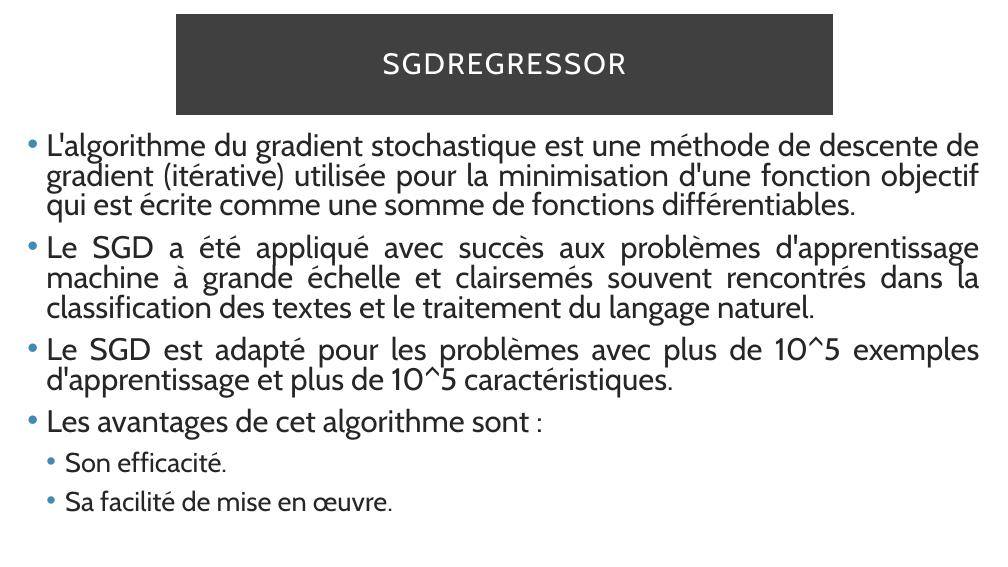
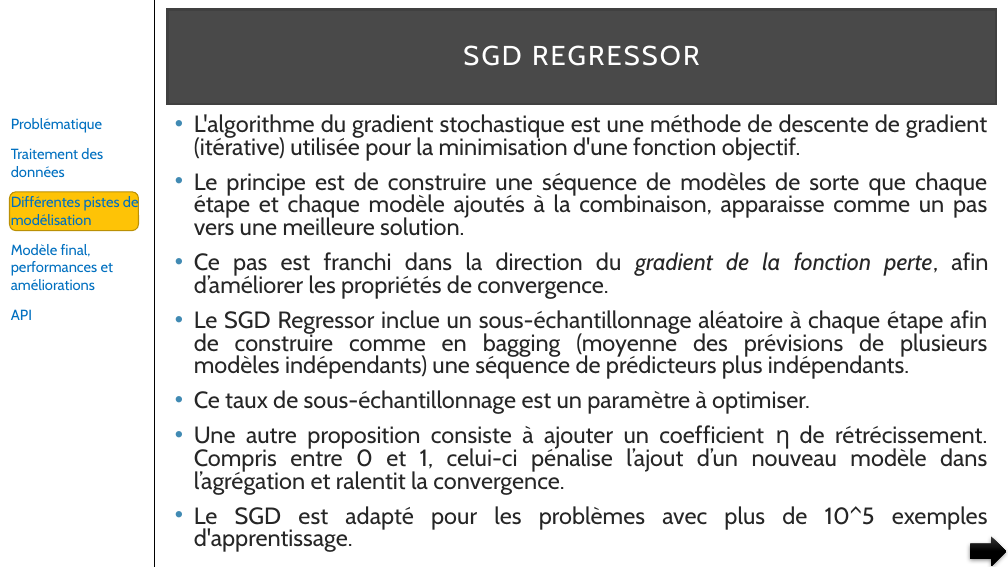
Before and after one commit to pfroide/python, a slide deck: slide 24 of Projet_4/p4.pptx (slide 22 before the commit). Drawn at 1008x567 pixels with LibreOffice and Linux fonts; fonts in the diff are those of the drawing. Boxes give left, top, right and bottom in pixels: in the first picture for what was removed or moved away, otherwise in the second. Text is boxed around its words. In the diff, an @@ line names an element or a change of style, - is before the commit and + after.

Commit message:
Version finale

```diff
--- a/Projet_4/p4.pptx
+++ b/Projet_4/p4.pptx
@@ line added from (154, 0) to (154, 567), #000000 1 pt @@
@@ title "SGD REGRESSOR": place and size @@
-title "SGD REGRESSOR" at [177,16,832,114]
+title "SGD REGRESSOR" at [167,10,996,104]
@@ title "SGD REGRESSOR" at [167,10,996,104]: fill #000000 at 75% opacity to #0D0D0D at 75% opacity @@
@@ title at [463,45,699,66]: text changed; size 28 to 26 pt @@
-SGDREGRESSOR
+SGD REGRESSOR
@@ text added at [11,118,139,320], 14 pt, text #0070C0 @@
+Problématique
+Traitement des données
+Différentes pistes de modélisation
+Modèle final, performances et améliorations
+API
@@ text at [194,114,988,552]: text changed; size 29.6 to 22.4 pt @@
-• L'algorithme du gradient stochastique est une méthode de descente de gradient (itérative) utilisée pour la minimisation d'une fonction objectif qui est écrite comme une somme de fonctions différentiables.
-• Le SGD a été appliqué avec succès aux problèmes d'apprentissage machine à grande échelle et clairsemés souvent rencontrés dans la classification des textes et le traitement du langage naturel.
-• Le SGD est adapté pour les problèmes avec plus de 10^5 exemples d'apprentissage et plus de 10^5 caractéristiques.
-• Les avantages de cet algorithme sont :
-  • Son efficacité.
-  • Sa facilité de mise en œuvre.
+• L'algorithme du gradient stochastique est une méthode de descente de gradient (itérative) utilisée pour la minimisation d'une fonction objectif.
+• Le principe est de construire une séquence de modèles de sorte que chaque étape et chaque modèle ajoutés à la combinaison, apparaisse comme un pas vers une meilleure solution.
+• Ce pas est franchi dans la direction du gradient de la fonction perte, afin d’améliorer les propriétés de convergence.
+• Le SGD Regressor inclue un sous-échantillonnage aléatoire à chaque étape afin de construire comme en bagging (moyenne des prévisions de plusieurs modèles indépendants) une séquence de prédicteurs plus indépendants.
+• Ce taux de sous-échantillonnage est un paramètre à optimiser.
+• Une autre proposition consiste à ajouter un coefficient η de rétrécissement. Compris entre 0 et 1, celui-ci pénalise l’ajout d’un nouveau modèle dans l’agrégation et ralentit la convergence.
+• Le SGD est adapté pour les problèmes avec plus de 10^5 exemples d'apprentissage.
@@ rounded rectangle added at [10,192,139,231], fill #FEC306, outline #BC9004 1 pt @@
@@ right arrow added at [971,537,1006,566], fill gradient #393939 to #000000 @@
```
Also in this commit, not shown: 27 other slides changed, 10 slides added, 6 slides removed.
